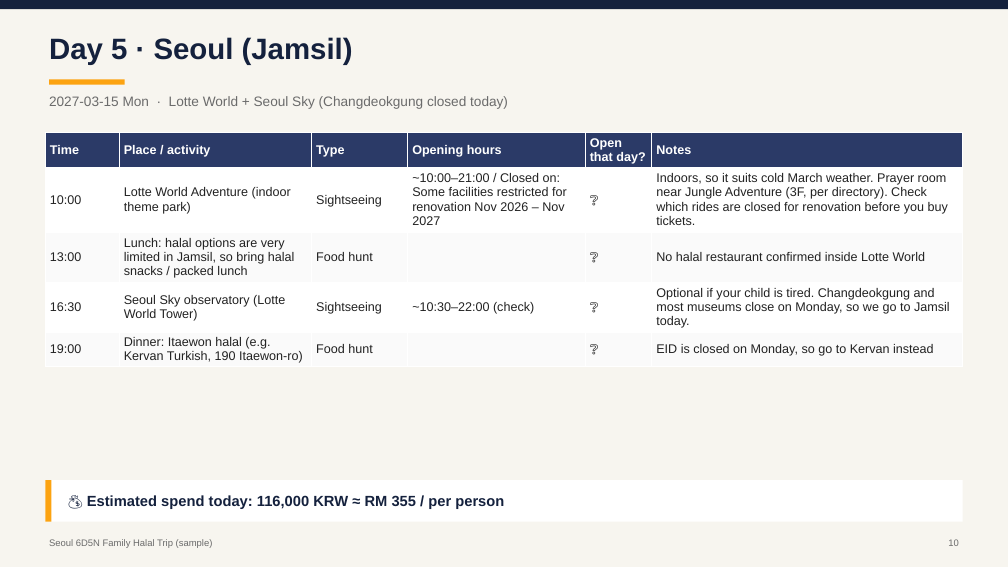
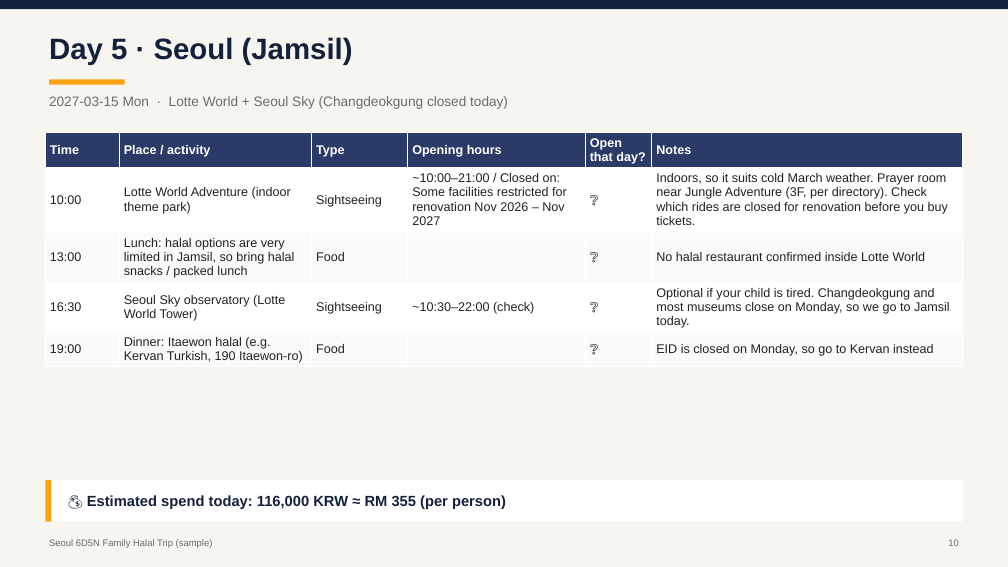
Before and after one commit to willietengg/malaysian-travel, a slide deck: slide 10 of examples/Seoul-6D-family-halal-sample.pptx. Drawn at 1008x567 pixels with LibreOffice and Linux fonts; fonts in the diff are those of the drawing. Boxes give left, top, right and bottom in pixels: in the first picture for what was removed or moved away, otherwise in the second. Text is boxed around its words. In the diff, an @@ line names an element or a change of style, - is before the commit and + after.

```diff
--- a/examples/Seoul-6D-family-halal-sample.pptx
+++ b/examples/Seoul-6D-family-halal-sample.pptx
@@ table at (x1=45, y1=132, x2=963, y2=367) @@
-row 3, column 3: Food hunt
+row 3, column 3: Food
-row 5, column 3: Food hunt
+row 5, column 3: Food
@@ text at (x1=87, y1=495, x2=506, y2=509): text changed @@
-💰 Estimated spend today: 116,000 KRW ≈ RM 355 / per person
+💰 Estimated spend today: 116,000 KRW ≈ RM 355 (per person)
```
Also in this commit, not shown: 13 other slides changed, 1 slide added, 1 slide removed, 24 other files.
